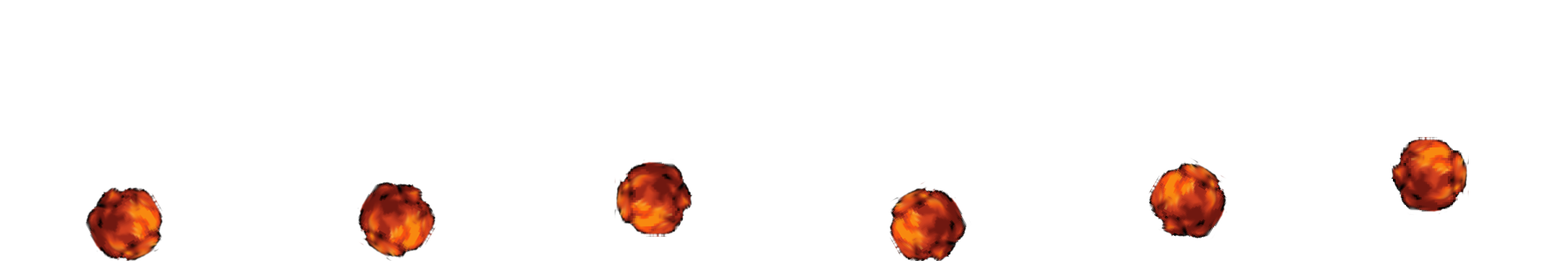
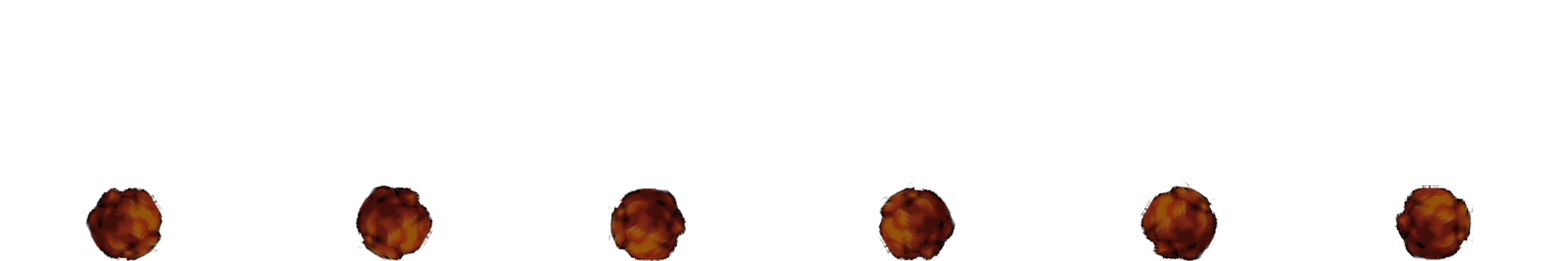
Layer changes from the first 1568x261 image to the second:
painted on "boulder.png" over [86, 137, 1473, 261]
